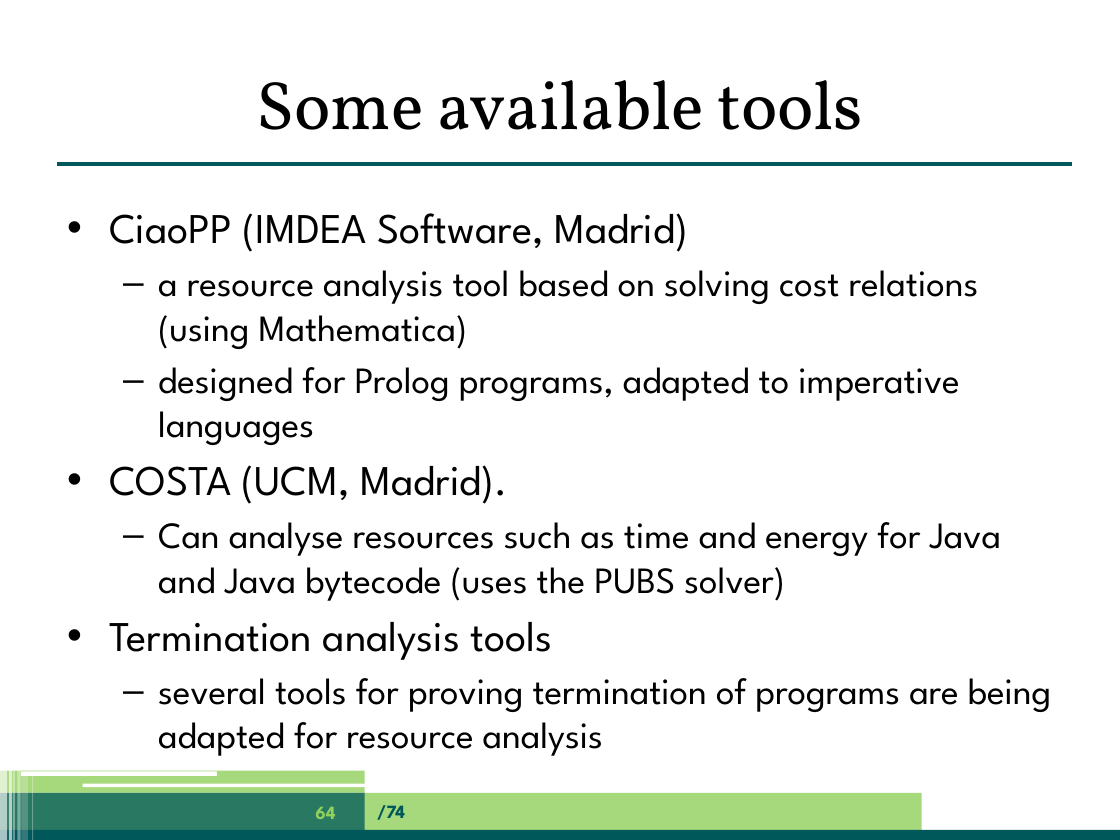
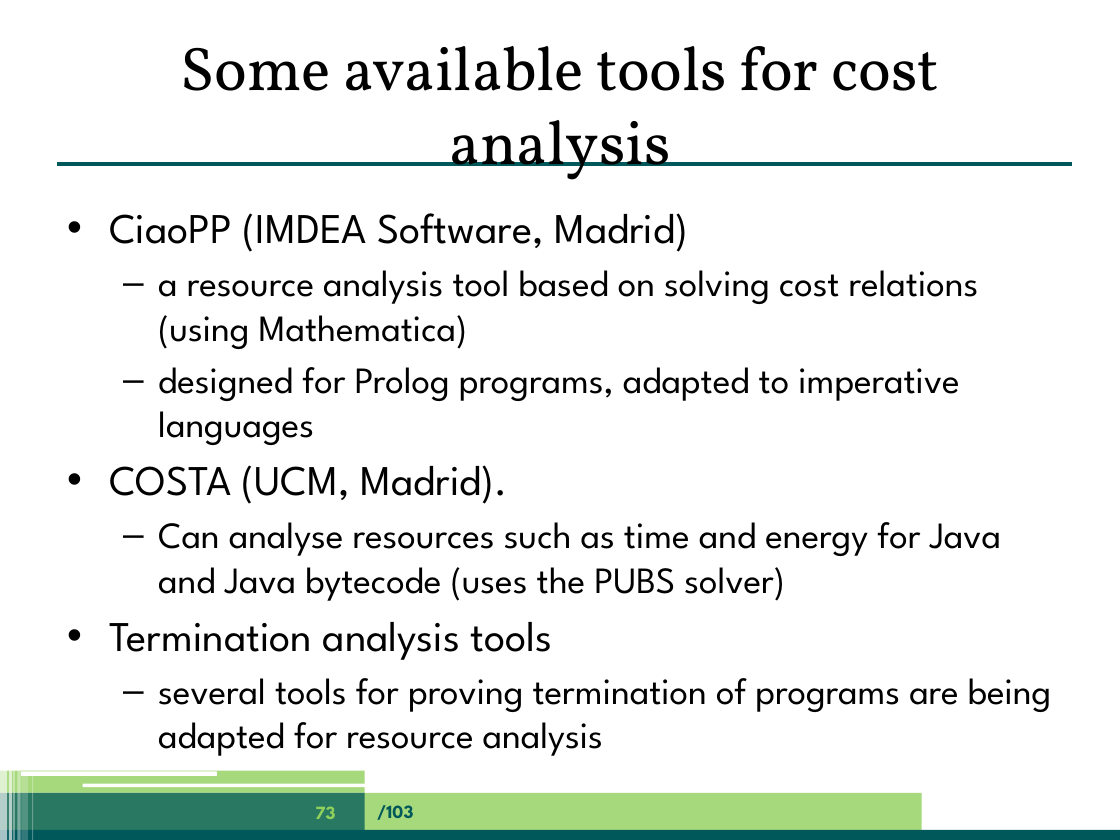
Before and after one commit to jpgallagher/ict-e-summerschool-aalborg, a slide deck: slide 73 of summerschool-aalborg-jpg.pptx (slide 64 before the commit). Drawn at 1120x840 pixels with LibreOffice and Linux fonts; fonts in the diff are those of the drawing. Boxes give left, top, right and bottom in pixels: in the first picture for what was removed or moved away, otherwise in the second. Text is boxed around its words. In the diff, an @@ line names an element or a change of style, - is before the commit and + after.

```diff
--- a/summerschool-aalborg-jpg.pptx
+++ b/summerschool-aalborg-jpg.pptx
@@ title at (181, 46, 939, 180): text changed; size 44 to 39.6 pt @@
-Some available tools
+Some available tools for cost analysis
@@ page number at (315, 806, 335, 819): text changed @@
-64
+73
@@ text at (377, 805, 413, 820): text changed @@
-/74
+/103
```
Also in this commit, not shown: 62 other slides changed, 39 slides added, 14 slides removed.
